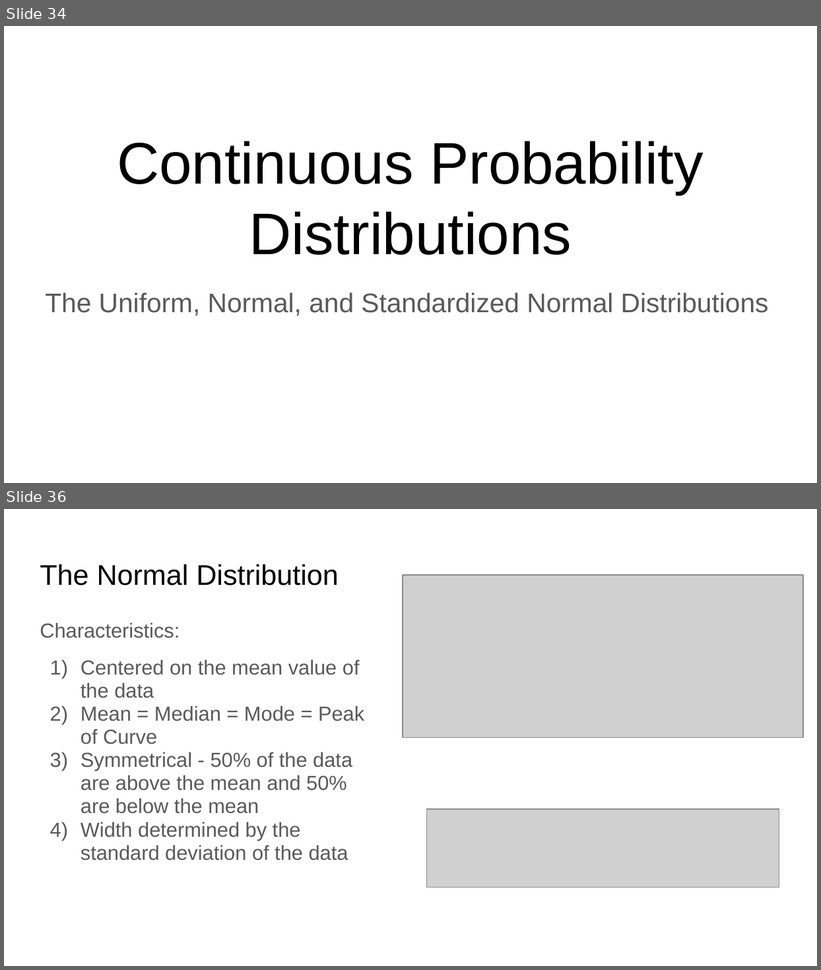
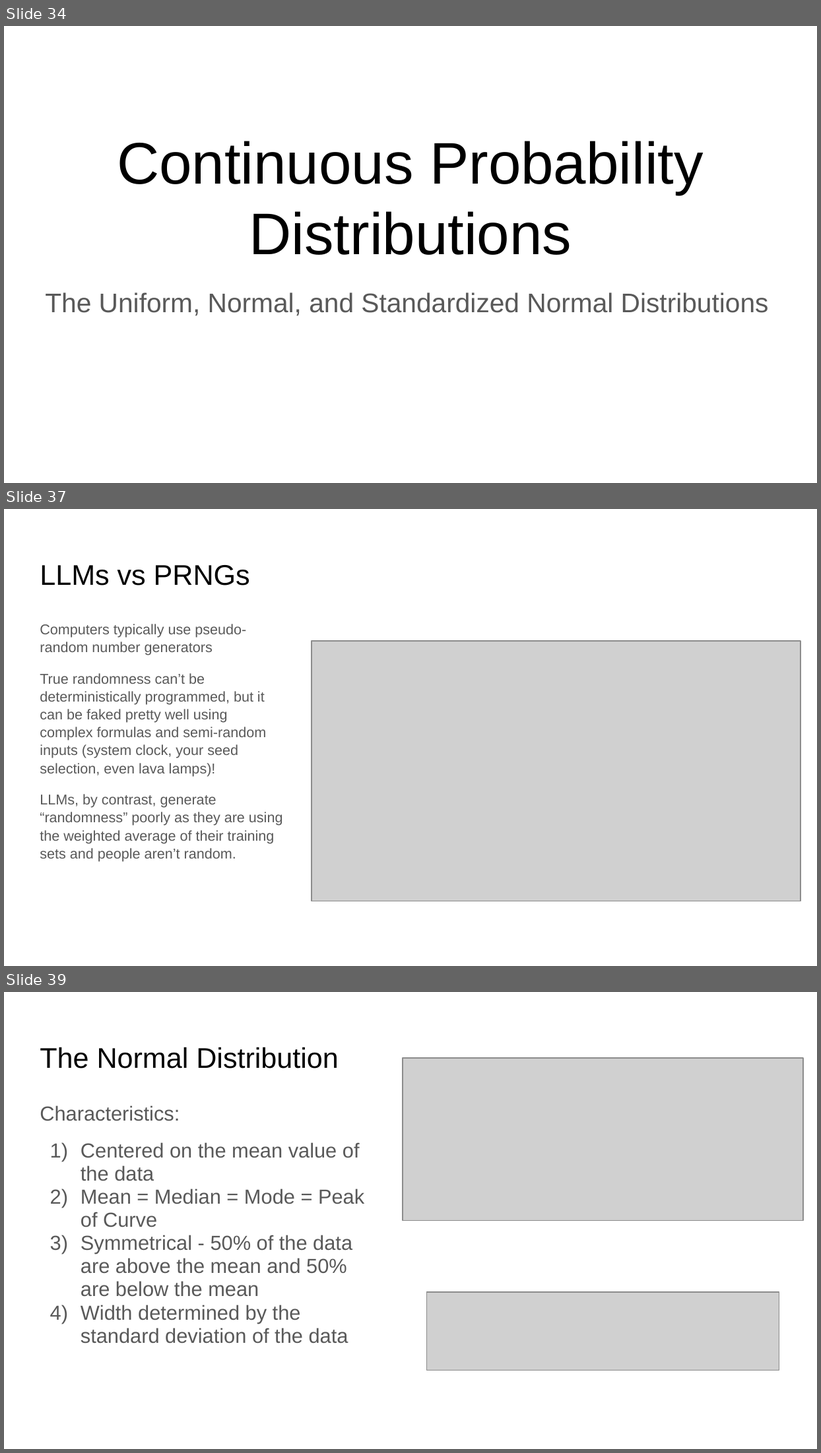
Before and after one commit to rjwrobel86/applied-business-statistics, a slide deck: course-materials/slides/Probability.pptx. Shown one above the other, each under a label of ours: slides 34 and 36 before the commit, slides 34, 37 and 39 after it; the slides between them are not shown. The pictures are 821x970 and 821x1453 pixels, drawn with LibreOffice and Linux fonts; fonts in the diff are those of the drawing; grey boxes stand for pictures. Boxes give left, top, right and bottom in pixels: in the first picture for what was removed or moved away, otherwise in the second. Text is boxed around its words. In the diff, an @@ line names an element or a change of style, - is before the commit and + after.

```diff
--- a/course-materials/slides/Probability.pptx
+++ b/course-materials/slides/Probability.pptx
@@ slide 37 added at [4, 509, 817, 966], background #FFFFFF @@
@@ title added at [40, 565, 250, 586], 25.2 pt, text #000000 @@
+LLMs vs PRNGs
@@ text added at [40, 624, 283, 862], 12.6 pt, text #595959 @@
+Computers typically use pseudo-random number generators
+True randomness can’t be deterministically programmed, but it can be faked pretty well using complex formulas and semi-random inputs (system clock, your seed selection, even lava lamps)!
+LLMs, by contrast, generate “randomness” poorly as they are using the weighted average of their training sets and people aren’t random.
@@ picture added at [312, 641, 801, 901] @@
@@ what was slide 36 is now slide 39 @@
```
Also in this commit, not shown: 4 slides changed, 2 other slides added, 4 other files.
